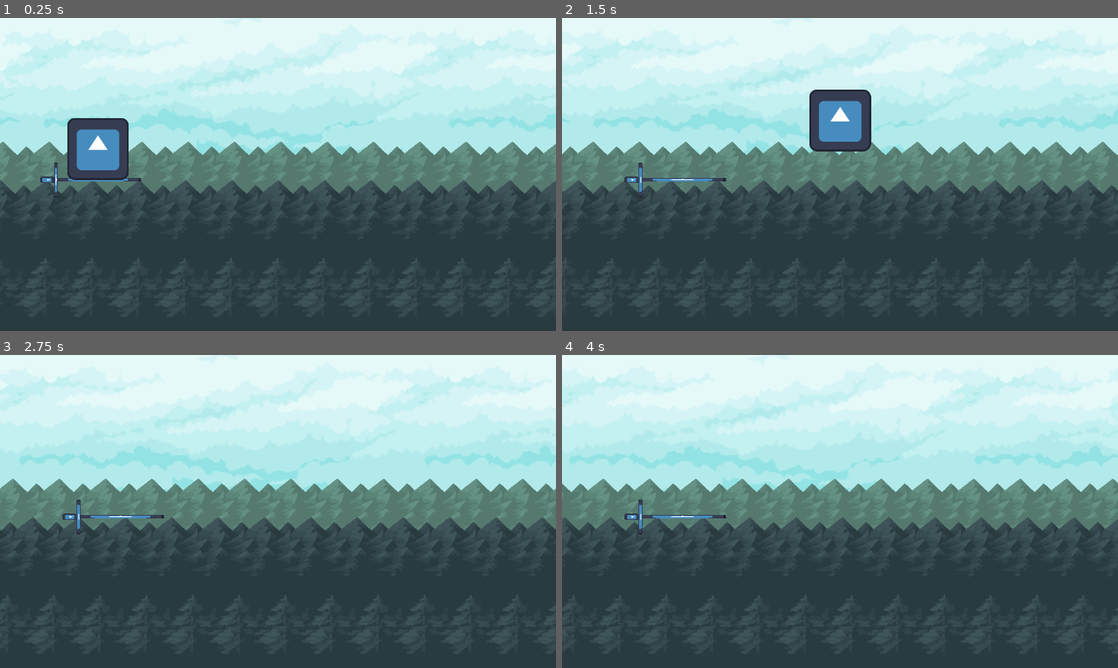
Above: before the commit, frames 1-4 (two rows, left to right).
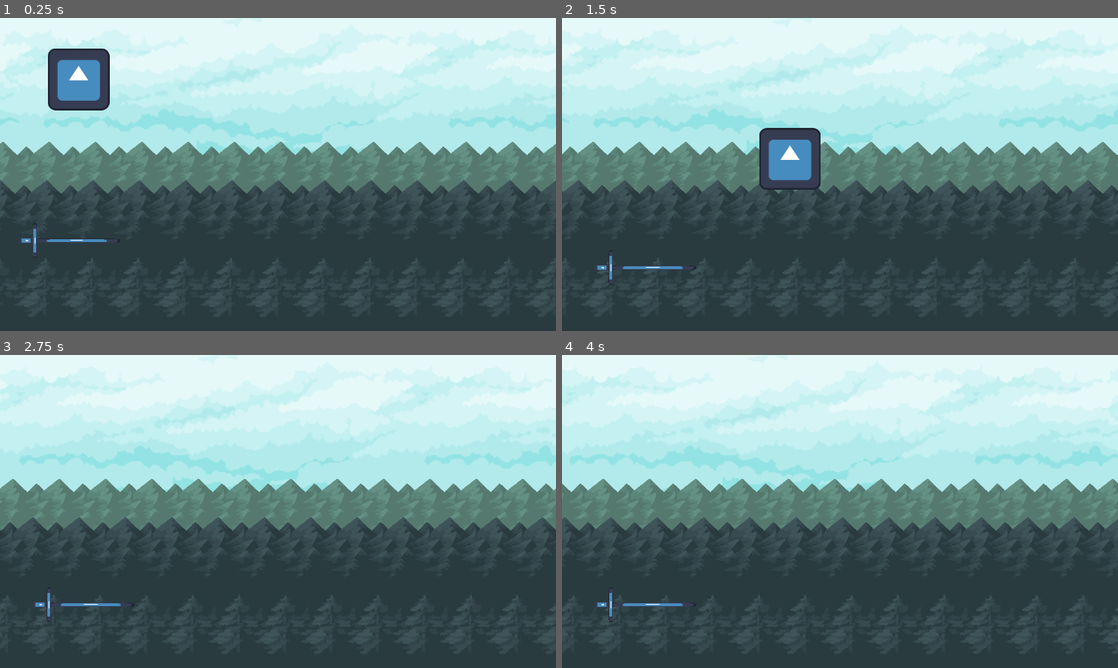
Above: after the commit, the same moments.

Repository: Wzichen/YuJian
Game: Godot game, scene res://stages/test_stage.tscn
The game is run twice, just before and just after one commit, with the same random seed, the same clock (stepped at 60 frames per second) and the same inputs. The project has no main scene, so this scene is started directly. The engine's default icon, where the game draws it, is replaced by a stand-in: a white triangle on a blue panel in a dark square.
Inputs:
- Up to frame 1 (0.25 s): no input
- Up to frame 2 (1.5 s): hold D (move_right) from 0.53 s (still down); tap Space (jump) at 0.6, 0.77, 1.07, 1.35 s
- Up to frame 3 (2.75 s): tap Space (jump) at 1.52, 1.82, 2.1 s; release D (move_right) at 2.03 s; hold A (move_left) from 2.03 s (still down)
- Up to frame 4 (4 s): release A (move_left) at 2.78 s; hold D (move_right) from 2.78 s (still down); tap Space (jump) at 2.85, 3.02, 3.32, 3.6, 3.77 s

The runs differ from the first frame. In frame 1, 4.7% of the frame differs, in the area x 3-26%, y 9-75%; in frame 2, 4.5%; in frame 3, 0.4%; in frame 4, 0.5%.

Commit message:
优化了角色移动逻辑。

Diff:
--- a/YuJian_Demo/entities/player/player.gd
+++ b/YuJian_Demo/entities/player/player.gd
@@ -1,71 +1,93 @@
 class_name Player extends CharacterBody2D
 
-## 角色所受到的重力
 @export_group("基础属性")
+## 角色的移动速度
 @export var speed: float = 400
 
-@export var gravity: float = 1000
+## 角色的移动平滑度
+@export var moving_smooth: float = 100
+
+## 角色所受到的重力
+@export var gravity: float = 1200
 
 ## 角色的最大下落速度
 @export var max_falling_speed: float = 1000
 
 ## 角色的跳跃力度
-@export var jump_force: float = 500
+@export var jump_force: float = 800
 
-## 角色的横向移动方向
+## 角色的移动方向
 var move_motion: Vector2 = Vector2.ZERO
 
-## 角色当前是否站在剑上
-var is_on_sword: bool = false
-
-## 角色当前使用的剑
+## 角色当前装备的剑
 var equipping_sword: Sword
 
+var _process_delta: float
+var _physics_delta: float
 
-func _process(_delta: float) -> void:
+
+func _process(delta: float) -> void:
+	_process_delta = delta
 	move_motion = Input.get_vector("move_left", "move_right", "move_up", "move_down")
 	move_motion.y *= 0.7
 	pass
 
 
 func _physics_process(delta: float) -> void:
-	if not is_on_sword and not is_on_floor() :
-		velocity.y += gravity * delta
-		velocity.y = min(velocity.y, max_falling_speed)
-		velocity.x = move_motion.x * speed
-	elif is_on_sword:
-		equipping_sword.move_to(move_motion, speed)
-		velocity.y = equipping_sword.velocity.y
-		global_position.x = equipping_sword.global_position.x
-
-	if Input.is_action_just_pressed("jump") and is_on_floor():
-		jump()
-
+	_physics_delta = delta
+	# 角色节点本身只需要确保移动动作能顺利执行就好，具体执行移动的动作交由状态机来做
 	move_and_slide()
 	pass
 
 
-## 使角色跳跃
-func jump() -> void:
-	is_on_sword = false
-	velocity.y = -jump_force
+## 操控角色沿着指定方向移动（角色在剑上时使用）
+func move_to(motion: Vector2) -> void:
+	var target_velocity = velocity.lerp(motion, exp(-moving_smooth * _physics_delta))
+	if not target_velocity.is_equal_approx(velocity):
+		velocity = target_velocity
 	pass
 
 
-func _on_sword_snap_area_entered(area: Area2D) -> void:
-	var sword := area.owner
-	if sword is Sword:
-		equipping_sword = sword
-		is_on_sword = true
-
-		sword.player = self
-		global_position = sword.global_position
+## 操控角色水平移动（角色会受到重力影响时使用）
+func move_horizontal(horizon_speed: float) -> void:
+	var target_speed = lerpf(velocity.x, horizon_speed, exp(-moving_smooth * _physics_delta))
+	if not is_equal_approx(velocity.x, target_speed):
+		velocity.x = target_speed
 	pass
 
 
-func _on_sword_snap_area_exited(area: Area2D) -> void:
-	if area.owner is Sword:
-		equipping_sword.velocity = Vector2.ZERO
+## 操控角色跳跃（只有当角色站在地面或剑上时才会生效）
+func jump() -> void:
+	if is_on_floor() or is_on_sword():
+		unequip_sword()
+		velocity.y = -jump_force
+	pass
+
+
+## 操控角色下落
+func fall() -> void:
+	if not is_on_floor() and not is_on_sword():
+		velocity.y += gravity * _physics_delta
+		velocity.y = min(velocity.y, max_falling_speed)
+	pass
+
+
+## 装备给定的剑
+func equip_sword(sword: Sword) -> void:
+	if equipping_sword != sword:
+		equipping_sword = sword
+		global_position = equipping_sword.global_position
+		equipping_sword.start_follow(self)
+	pass
+
+
+## 卸下已有的剑
+func unequip_sword() -> void:
+	if equipping_sword != null:
+		equipping_sword.end_follow()
 		equipping_sword = null
-		is_on_sword = false
 	pass
+
+## 当前角色是否站在剑上
+func is_on_sword() -> bool:
+	return equipping_sword != null
--- a/YuJian_Demo/entities/player/player.tscn
+++ b/YuJian_Demo/entities/player/player.tscn
@@ -1,7 +1,11 @@
-[gd_scene load_steps=10 format=3 uid="uid://clxje1u677ln6"]
+[gd_scene load_steps=14 format=3 uid="uid://clxje1u677ln6"]
 
 [ext_resource type="Texture2D" uid="uid://dnhuyidct7lvo" path="res://icon.svg" id="1_4a5ug"]
 [ext_resource type="Script" path="res://entities/player/player.gd" id="1_chnlv"]
+[ext_resource type="Script" path="res://scripts/state_machine/state_machine.gd" id="2_fs63r"]
+[ext_resource type="Script" path="res://entities/player/player_jump_state.gd" id="3_cvg82"]
+[ext_resource type="Script" path="res://entities/player/player_fall_state.gd" id="3_qvb84"]
+[ext_resource type="Script" path="res://entities/player/player_riding_sword_state.gd" id="5_ylij4"]
 
 [sub_resource type="Animation" id="Animation_ube8f"]
 length = 0.001
@@ -61,8 +65,23 @@
 [sub_resource type="CircleShape2D" id="CircleShape2D_m31o1"]
 radius = 19.0
 
-[node name="Player" type="CharacterBody2D" groups=["player"]]
+[node name="Player" type="CharacterBody2D"]
 script = ExtResource("1_chnlv")
+
+[node name="StateMachine" type="Node" parent="."]
+script = ExtResource("2_fs63r")
+
+[node name="Fall" type="Node" parent="StateMachine"]
+script = ExtResource("3_qvb84")
+state_name = &"fall"
+
+[node name="Jump" type="Node" parent="StateMachine"]
+script = ExtResource("3_cvg82")
+state_name = &"jump"
+
+[node name="RidingSword" type="Node" parent="StateMachine"]
+script = ExtResource("5_ylij4")
+state_name = &"riding_sword"
 
 [node name="AnimationPlayer" type="AnimationPlayer" parent="."]
 libraries = {
@@ -79,11 +98,9 @@
 shape = SubResource("RectangleShape2D_olp3b")
 
 [node name="SwordSnapArea" type="Area2D" parent="."]
+unique_name_in_owner = true
 collision_layer = 2
 collision_mask = 4
 
 [node name="CollisionShape2D" type="CollisionShape2D" parent="SwordSnapArea"]
 shape = SubResource("CircleShape2D_m31o1")
-
-[connection signal="area_entered" from="SwordSnapArea" to="." method="_on_sword_snap_area_entered"]
-[connection signal="area_exited" from="SwordSnapArea" to="." method="_on_sword_snap_area_exited"]
--- /dev/null
+++ b/YuJian_Demo/entities/player/player_fall_state.gd
@@ -0,0 +1,39 @@
+extends StateNode
+
+@onready var sword_snap_area: Area2D = %SwordSnapArea
+
+var _player: Player
+
+
+func _register() -> void:
+	if owner is Player:
+		_player = owner
+	else:
+		queue_free()
+	pass
+
+
+func _enter() -> void:
+	sword_snap_area.area_entered.connect(_on_sword_snap_area_entered)
+	pass
+
+
+func _physics_update(_delta: float) -> void:
+	if _player.is_on_sword():
+		state_machine.change_state("riding_sword")
+
+	var speed := _player.move_motion.x * _player.speed
+	_player.move_horizontal(speed)
+	_player.fall()
+	pass
+
+
+func _exit() -> void:
+	sword_snap_area.area_entered.disconnect(_on_sword_snap_area_entered)
+	pass
+
+
+func _on_sword_snap_area_entered(area: Area2D) -> void:
+	if area is Sword:
+		_player.equip_sword(area)
+	pass
--- /dev/null
+++ b/YuJian_Demo/entities/player/player_jump_state.gd
@@ -0,0 +1,26 @@
+extends StateNode
+
+var _player: Player
+
+
+func _register() -> void:
+	if owner is Player:
+		_player = owner
+	else:
+		queue_free()
+	pass
+
+
+func _enter() -> void:
+	_player.jump()
+	pass
+
+
+func _physics_update(delta: float) -> void:
+	if _player.velocity.y >= 0:
+		state_machine.change_state("fall")
+
+	var speed := _player.move_motion.x * _player.speed
+	_player.move_horizontal(speed)
+	_player.fall()
+	pass
--- /dev/null
+++ b/YuJian_Demo/entities/player/player_riding_sword_state.gd
@@ -0,0 +1,24 @@
+extends StateNode
+
+var _player: Player
+
+
+func _register() -> void:
+	if owner is Player:
+		_player = owner
+	else:
+		queue_free()
+	pass
+
+
+func _update(delta: float) -> void:
+	pass
+
+
+func _physics_update(delta: float) -> void:
+	if Input.is_action_just_pressed("jump"):
+		state_machine.change_state("jump")
+
+	var motion := _player.move_motion * _player.speed
+	_player.move_to(motion)
+	pass
--- a/YuJian_Demo/entities/sword/sword.gd
+++ b/YuJian_Demo/entities/sword/sword.gd
@@ -1,19 +1,38 @@
-class_name Sword extends CharacterBody2D
+class_name Sword extends Area2D
 
-## 使用该剑的玩家
-var player: Player
+## 剑的跟随模式
+enum FollowingMode {
+	## 不跟随任何角色，原地静止
+	UNFOLLOW,
+
+	## 跟随角色，且位置始终在角色脚下
+	UNDER_FEET,
+
+	## 跟随角色，位置在角色身后
+	BEHIND
+}
+
+## 剑的当前跟随模式
+var following_mode: FollowingMode = FollowingMode.UNFOLLOW
+
+## 当前的剑所跟随的角色
+var master: Player
 
 
-func _physics_process(delta: float) -> void:
-	move_and_slide()
+func _process(_delta: float) -> void:
+	match following_mode:
+		FollowingMode.UNDER_FEET:
+			global_position = master.global_position
 	pass
 
 
-func following_player() -> void:
-	velocity = player.velocity
+## 开始跟随角色
+func start_follow(player: Player) -> void:
+	master = player
+	following_mode = FollowingMode.UNDER_FEET
 	pass
 
 
-func move_to(motion: Vector2, speed: float) -> void:
-	velocity = motion * speed
-	pass
+## 结束跟随角色
+func end_follow() -> void:
+	following_mode = FollowingMode.UNFOLLOW
--- a/YuJian_Demo/entities/sword/sword.tscn
+++ b/YuJian_Demo/entities/sword/sword.tscn
@@ -6,10 +6,9 @@
 [sub_resource type="RectangleShape2D" id="RectangleShape2D_toq58"]
 size = Vector2(176, 8)
 
-[sub_resource type="CircleShape2D" id="CircleShape2D_p32rq"]
-radius = 18.0
-
-[node name="Sword" type="CharacterBody2D"]
+[node name="Sword" type="Area2D"]
+collision_layer = 4
+collision_mask = 0
 script = ExtResource("1_72j0x")
 
 [node name="Sprite" type="Node2D" parent="."]
@@ -32,10 +31,3 @@
 
 [node name="CollisionShape2D" type="CollisionShape2D" parent="."]
 shape = SubResource("RectangleShape2D_toq58")
-
-[node name="SnapArea" type="Area2D" parent="."]
-collision_layer = 4
-collision_mask = 0
-
-[node name="CollisionShape2D" type="CollisionShape2D" parent="SnapArea"]
-shape = SubResource("CircleShape2D_p32rq")
--- a/YuJian_Demo/scripts/state_machine/state_machine.gd
+++ b/YuJian_Demo/scripts/state_machine/state_machine.gd
@@ -40,6 +40,7 @@
 	pass
 
 
+
 func _physics_process(delta: float) -> void:
 	if _current_state != null:
 		_current_state._physics_update(delta)
@@ -63,6 +64,6 @@
 			state_changed.emit(new_state)
 			return
 
-	# 运行到此处说明状态机中不存在传入的状态名称
+	# 运行到此处说明状态机中不存在传入的状态名称，什么都不会发生
 	printerr("状态机中不存在状态: " + new_state)
 	pass
--- a/YuJian_Demo/stages/test_stage.gd
+++ b/YuJian_Demo/stages/test_stage.gd
@@ -5,10 +5,6 @@
 @onready var background: ParallaxBackground = %Background
 
 
-func _ready() -> void:
-	pass
-
-
 func _process(delta: float) -> void:
 	background.scroll_offset.x -= background_rolling_speed * delta
 	pass
--- a/YuJian_Demo/stages/test_stage.tscn
+++ b/YuJian_Demo/stages/test_stage.tscn
@@ -3,8 +3,8 @@
 [ext_resource type="Texture2D" uid="uid://j2hxiltc4ypj" path="res://art/Background.png" id="1_7t8tq"]
 [ext_resource type="Script" path="res://stages/test_stage.gd" id="1_gdkdt"]
 [ext_resource type="Texture2D" uid="uid://dx7xah7p4iol8" path="res://art/BackgroundTree.png" id="2_51pbg"]
-[ext_resource type="PackedScene" uid="uid://bct67o6tbt0wy" path="res://entities/sword/sword.tscn" id="4_vmrnf"]
-[ext_resource type="PackedScene" uid="uid://clxje1u677ln6" path="res://entities/player/player.tscn" id="5_id4u8"]
+[ext_resource type="PackedScene" uid="uid://clxje1u677ln6" path="res://entities/player/player.tscn" id="4_p6qdg"]
+[ext_resource type="PackedScene" uid="uid://bct67o6tbt0wy" path="res://entities/sword/sword.tscn" id="5_mmx7n"]
 
 [sub_resource type="TileSetAtlasSource" id="TileSetAtlasSource_w57tu"]
 texture = ExtResource("2_51pbg")
@@ -339,9 +339,9 @@
 tile_map_data = PackedByteArray("AAAAAB8AAAAHAAAAAAAAACAAAAAHAAEAAAAAACEAAAAHAAIAAAAAACIAAAAHAAMAAAAAACMAAAAHAAQAAAAAAC …(18352 unchanged characters)…
 tile_set = SubResource("TileSet_egmst")
 
-[node name="Sword" parent="." instance=ExtResource("4_vmrnf")]
-position = Vector2(203, 335)
-
-[node name="Player" parent="." instance=ExtResource("5_id4u8")]
-position = Vector2(205, 331)
-platform_on_leave = 2
+[node name="Player" parent="." instance=ExtResource("4_p6qdg")]
+position = Vector2(163, 156)
+collision_layer = 2
+
+[node name="Sword" parent="." instance=ExtResource("5_mmx7n")]
+position = Vector2(159, 461)
Not shown: 1 places in YuJian_Demo/entities/sword/sword.tscn that only renumber resources
